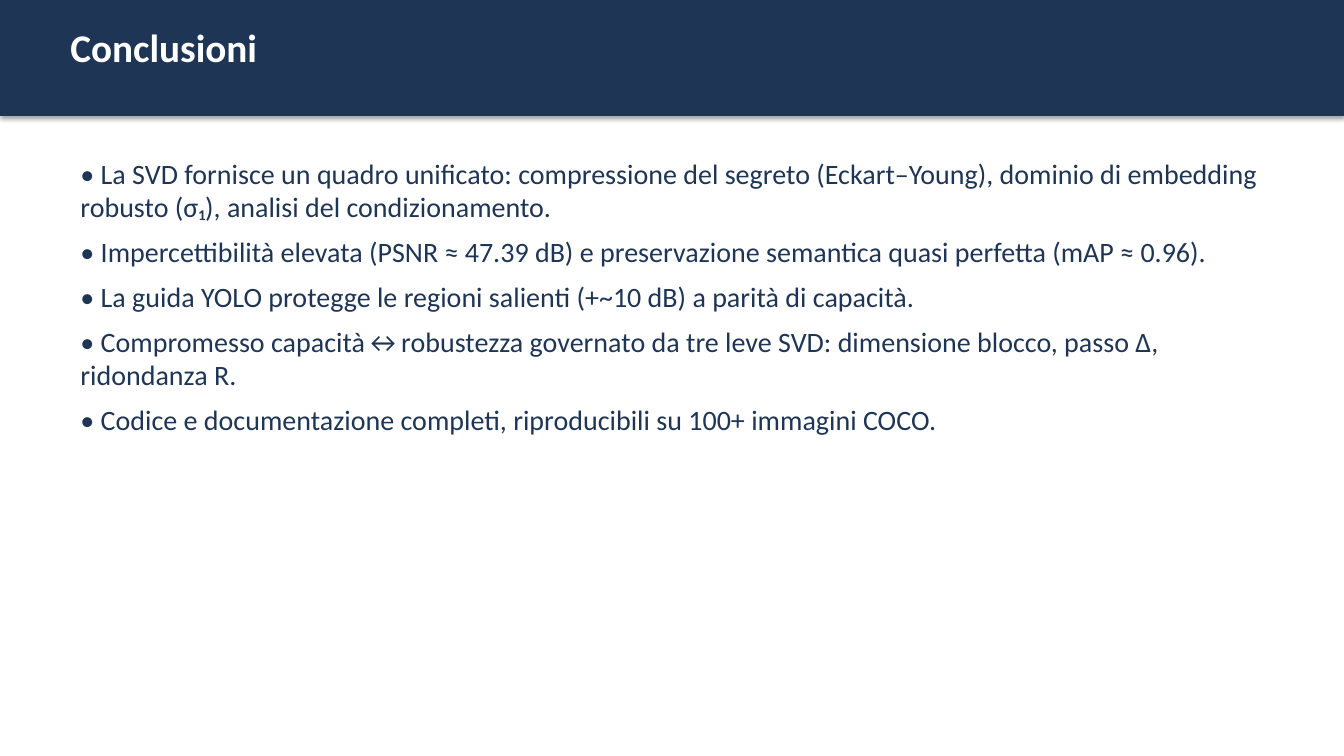
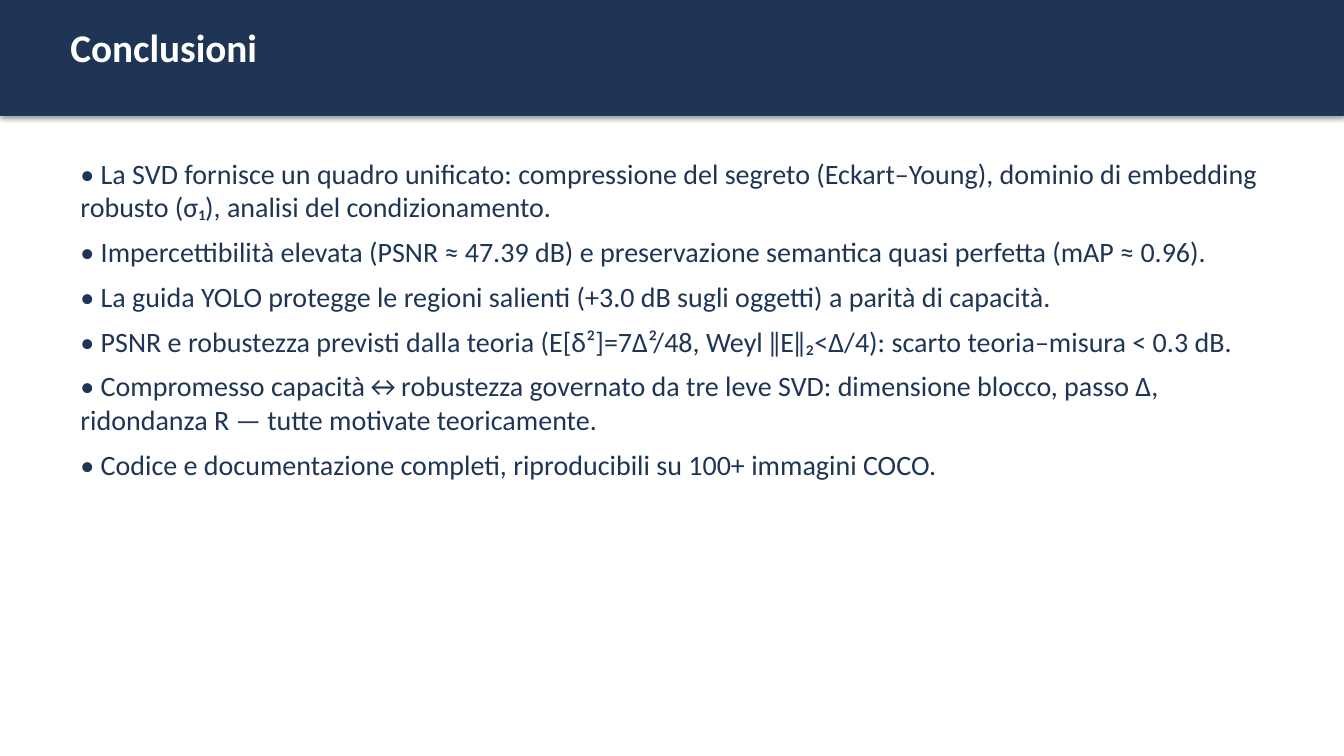
Before and after one commit to elmachico01/SVD_Claude, a slide deck: slide 20 of docs/presentazione.pptx (slide 16 before the commit). Drawn at 1344x756 pixels with LibreOffice and Linux fonts; fonts in the diff are those of the drawing. Boxes give left, top, right and bottom in pixels: in the first picture for what was removed or moved away, otherwise in the second. Text is boxed around its words. In the diff, an @@ line names an element or a change of style, - is before the commit and + after.

```diff
--- a/docs/presentazione.pptx
+++ b/docs/presentazione.pptx
@@ text at bbox=[80, 286, 1232, 430]: text changed @@
-• La guida YOLO protegge le regioni salienti (+~10 dB) a parità di capacità.
-• Compromesso capacità↔robustezza governato da tre leve SVD: dimensione blocco, passo Δ, ridondanza R.
+• La guida YOLO protegge le regioni salienti (+3.0 dB sugli oggetti) a parità di capacità.
+• PSNR e robustezza previsti dalla teoria (E[δ²]=7Δ²/48, Weyl ‖E‖₂<Δ/4): scarto teoria–misura < 0.3 dB.
+• Compromesso capacità↔robustezza governato da tre leve SVD: dimensione blocco, passo Δ, ridondanza R — tutte motivate teoricamente.
```
Also in this commit, not shown: 1 other slide changed, 4 slides added, 7 other files.
